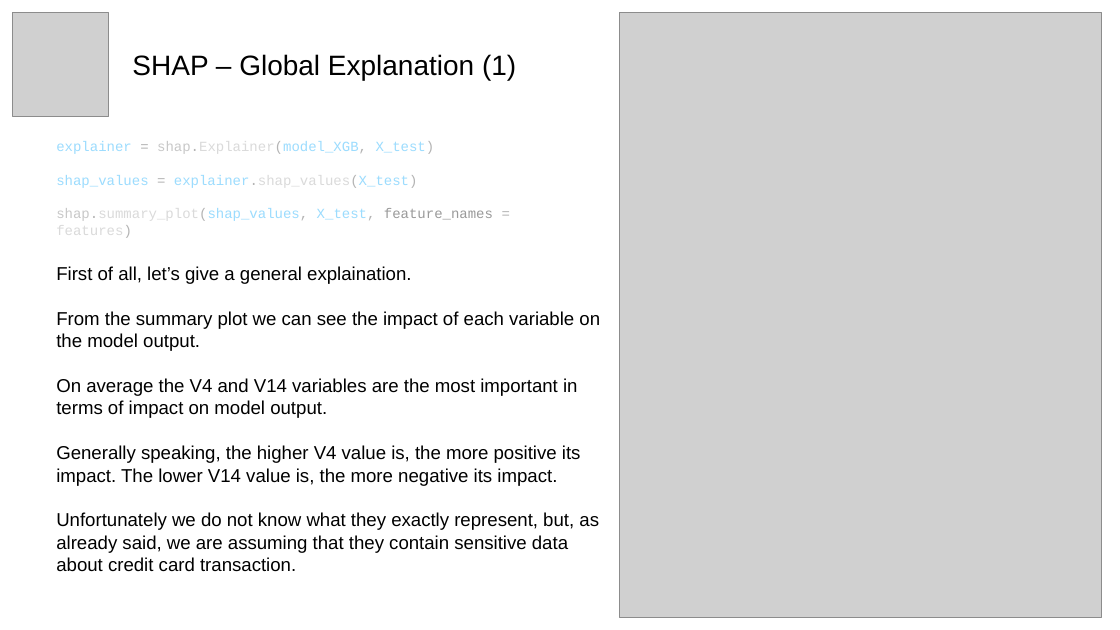
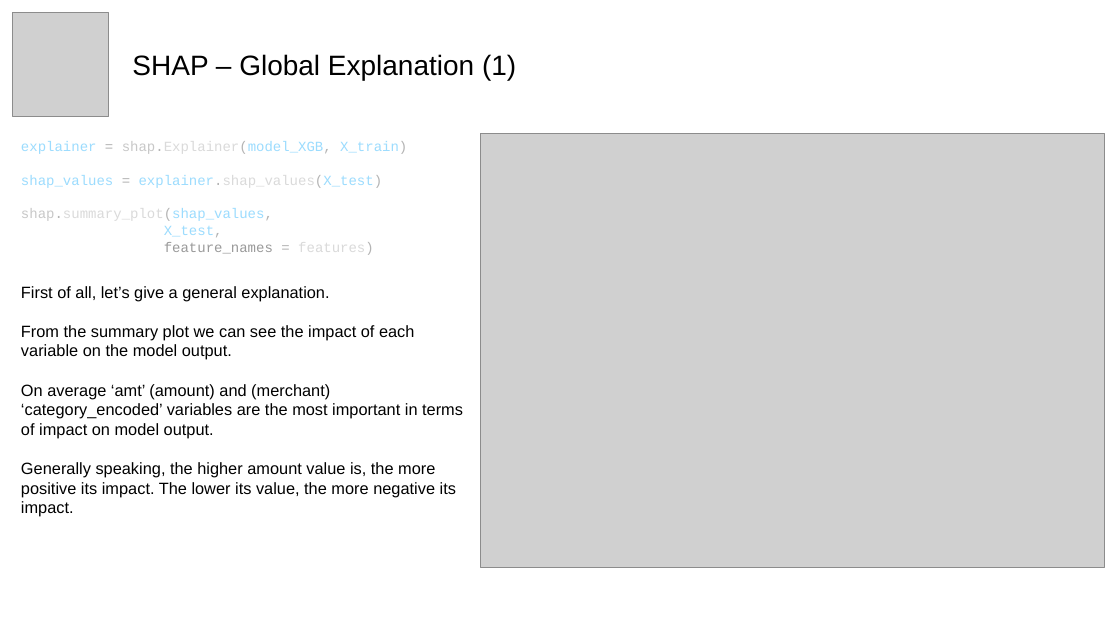
Before and after one commit to dlleonardo/credit-card-fraud-detection-xai, a slide deck: slide 10 of credit_card_fraud_detection.pptx. Drawn at 1120x630 pixels with LibreOffice and Linux fonts; fonts in the diff are those of the drawing; grey boxes stand for pictures. Boxes give left, top, right and bottom in pixels: in the first picture for what was removed or moved away, otherwise in the second. Text is boxed around its words. In the diff, an @@ line names an element or a change of style, - is before the commit and + after.

```diff
--- a/credit_card_fraud_detection.pptx
+++ b/credit_card_fraud_detection.pptx
@@ text "explainer = shap.Explainer(model_XGB, X_train)": place and size @@
-text "explainer = shap.Explainer(model_XGB, X_train)" at [56,141,493,238]
+text "explainer = shap.Explainer(model_XGB, X_train)" at [21,141,407,255]
@@ text at [21,141,407,154]: text changed @@
-explainer = shap.Explainer(model_XGB, X_test)
+explainer = shap.Explainer(model_XGB, X_train)
@@ picture: place and size @@
-picture at [619,13,1102,618]
+picture at [481,134,1105,567]
@@ text at [21,208,374,255]: text changed @@
-shap.summary_plot(shap_values, X_test, feature_names = features)
+shap.summary_plot(shap_values,
+X_test,
+feature_names = features)
@@ text "First of all, let’s give ...": place and size @@
-text "First of all, let’s give ..." at [56,266,600,572]
+text "First of all, let’s give ..." at [21,286,463,517]
@@ text at [21,286,329,301]: text changed; size 16 to 14 pt @@
-First of all, let’s give a general explaination.
+First of all, let’s give a general explanation.
@@ text at [21,325,414,360]: size 16 to 14 pt in "From the summary plot we can see ..." @@
@@ text at [21,384,463,517]: text changed; size 16 to 14 pt @@
-On average the V4 and V14 variables are the most important in terms of impact on model output.
-Generally speaking, the higher V4 value is, the more positive its impact. The lower V14 value is, the more negative its impact.
-Unfortunately we do not know what they exactly represent, but, as already said, we are assuming that they contain sensitive data about credit card transaction.
+On average ‘amt’ (amount) and (merchant) ‘category_encoded’ variables are the most important in terms of impact on model output.
+Generally speaking, the higher amount value is, the more positive its impact. The lower its value, the more negative its impact.
```
Also in this commit, not shown: 11 other slides changed, 4 slides added, 6 slides removed.
